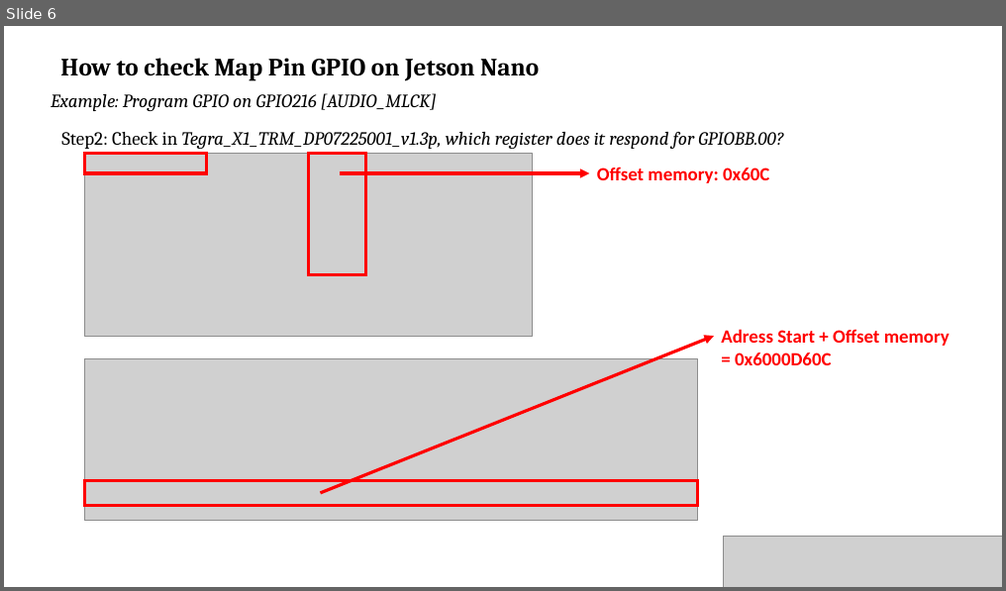
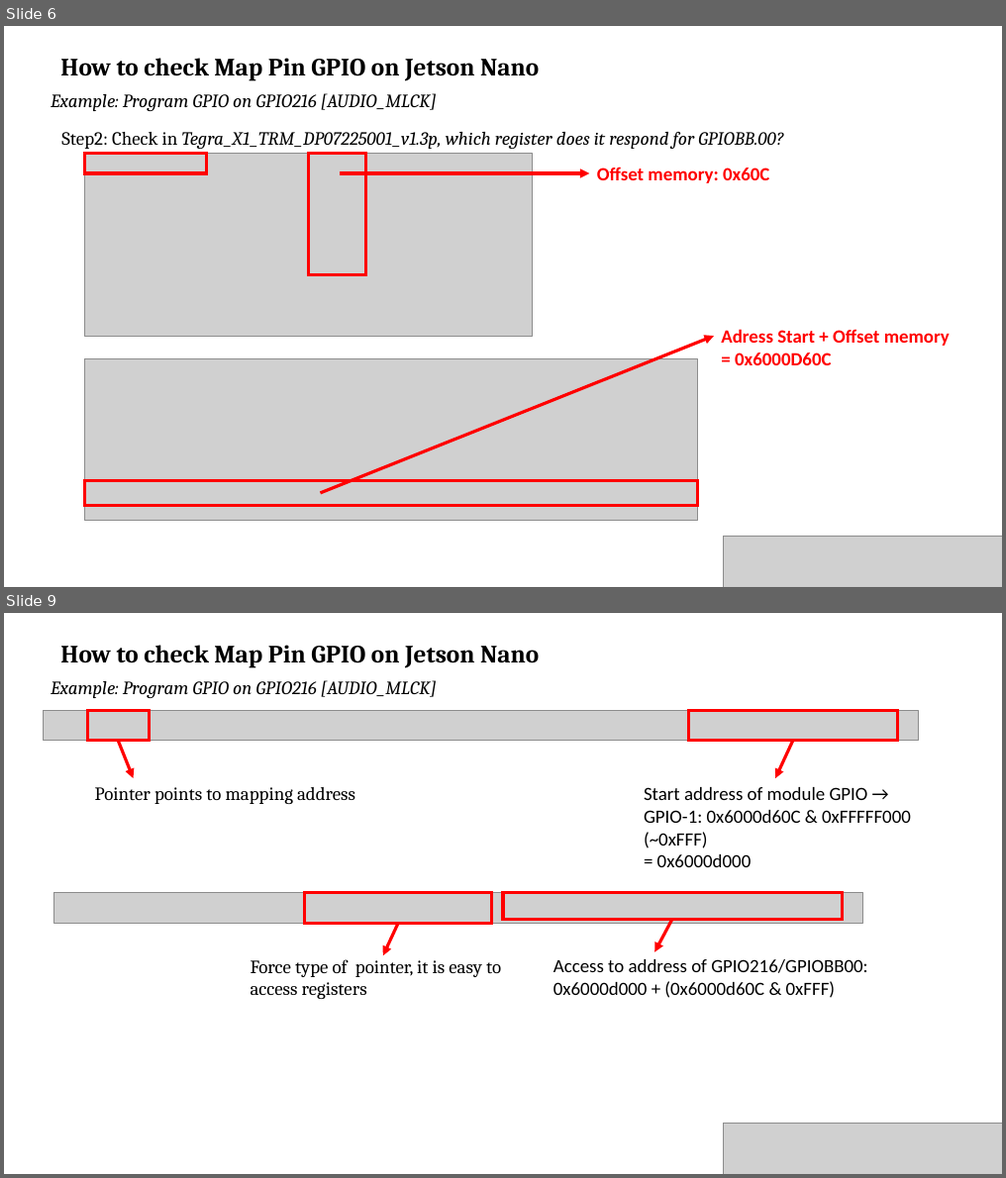
Before and after one commit to thanhhaibk96/Jetson-Nano-Tutorial, a slide deck: Tutorial.pptx. Shown one above the other, each under a label of ours: slide 6 before the commit, slides 6 and 9 after it; the slides between them are not shown. The pictures are 1006x591 and 1006x1178 pixels, drawn with LibreOffice and Linux fonts; fonts in the diff are those of the drawing; grey boxes stand for pictures. Boxes give left, top, right and bottom in pixels: in the first picture for what was removed or moved away, otherwise in the second. Text is boxed around its words. In the diff, an @@ line names an element or a change of style, - is before the commit and + after.

```diff
--- a/Tutorial.pptx
+++ b/Tutorial.pptx
@@ slide 9 added at [4, 613, 1002, 1174], background #FFFFFF @@
@@ text added at [60, 645, 539, 668], 24 pt, text #000000, bold @@
+How to check Map Pin GPIO on Jetson Nano
@@ text added at [51, 680, 437, 698], 18 pt, text #000000, italic @@
+Example: Program GPIO on GPIO216 [AUDIO_MLCK]
@@ picture added at [44, 710, 919, 741] @@
@@ rectangle added at [87, 710, 149, 741], outline #FF0000 3 pt @@
@@ rectangle added at [689, 710, 898, 741], outline #FF0000 3 pt @@
@@ arrow added from (118, 741) to (134, 778), #FF0000 3 pt @@
@@ arrow added from (793, 741) to (776, 778), #FF0000 3 pt @@
@@ text added at [95, 787, 355, 804], 18 pt, text #000000 @@
+Pointer points to mapping address
@@ text added at [644, 787, 911, 867], 18 pt, text #000000 @@
+Start address of module GPIO → GPIO-1: 0x6000d60C & 0xFFFFF000 (~0xFFF)
+= 0x6000d000
@@ picture added at [54, 893, 862, 923] @@
@@ rectangle added at [305, 893, 492, 923], outline #FF0000 3 pt @@
@@ rectangle added at [503, 893, 843, 919], outline #FF0000 3 pt @@
@@ arrow added from (399, 924) to (383, 956), #FF0000 3 pt @@
@@ arrow added from (672, 919) to (654, 953), #FF0000 3 pt @@
@@ text added at [251, 959, 501, 999], 18 pt, text #000000 @@
+Force type of pointer, it is easy to access registers
@@ text added at [553, 959, 868, 998], 18 pt, text #000000 @@
+Access to address of GPIO216/GPIOBB00:
+0x6000d000 + (0x6000d60C & 0xFFF)
@@ picture added at [724, 1124, 1002, 1174] @@
```
Also in this commit, not shown: 1 slide changed, 1 other slide added.
